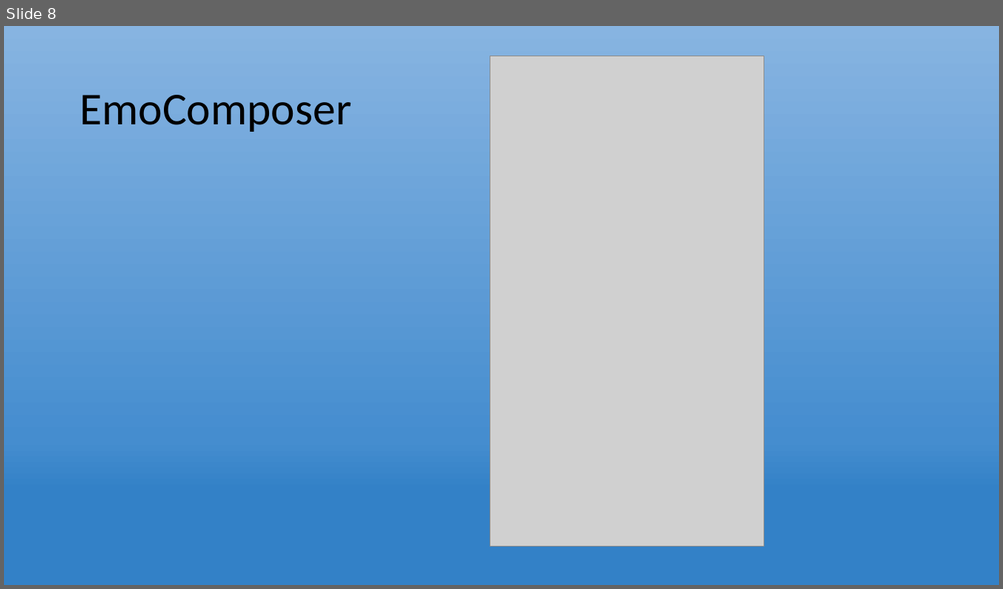
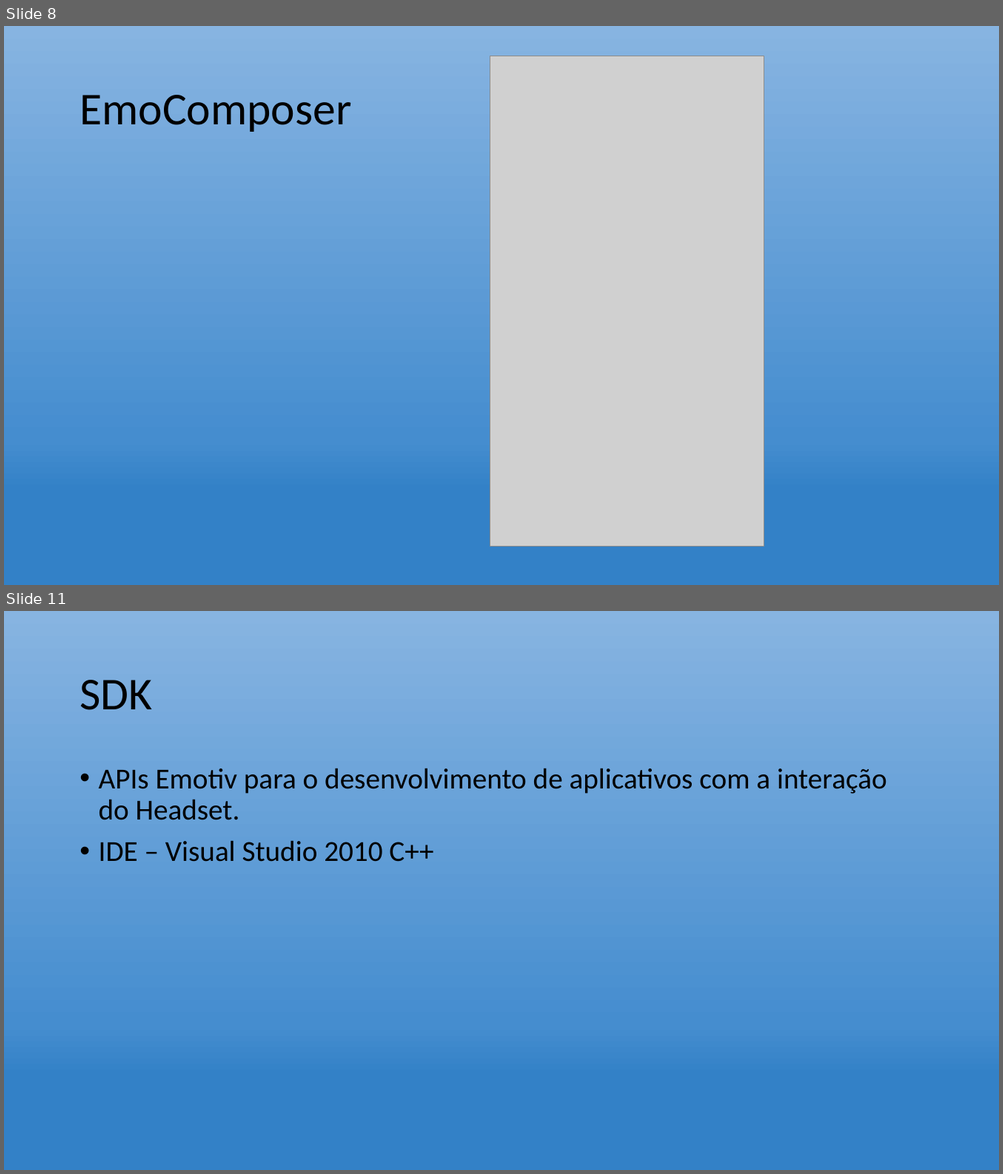
Before and after one commit to fgbettio/projetos-famec-pr, a slide deck: Projetos/Emotiv/Documentos 2013/Projeto_TecladoNeural/Apresentação/Apresentação Semana 30-09-2013/Apresentação Teclado Neural.pptx. Shown one above the other, each under a label of ours: slide 8 before the commit, slides 8 and 11 after it; the slides between them are not shown. The pictures are 1003x589 and 1003x1174 pixels, drawn with LibreOffice and Linux fonts; fonts in the diff are those of the drawing; grey boxes stand for pictures. Boxes give left, top, right and bottom in pixels: in the first picture for what was removed or moved away, otherwise in the second. Text is boxed around its words. In the diff, an @@ line names an element or a change of style, - is before the commit and + after.

```diff
--- a/Projetos/Emotiv/Documentos 2013/Projeto_TecladoNeural/Apresentação/Apresentação Semana 30-09-2013/Apresentação Teclado Neural.pptx
+++ b/Projetos/Emotiv/Documentos 2013/Projeto_TecladoNeural/Apresentação/Apresentação Semana 30-09-2013/Apresentação Teclado Neural.pptx
@@ slide 11 added at box(4, 611, 999, 1170), background gradient #87B4E1 to #458DCF to #3381C7 @@
@@ title added at box(79, 680, 152, 710), 44 pt, text #000000 @@
+SDK
@@ text added at box(99, 768, 887, 862), 28 pt, text #000000 @@
+• APIs Emotiv para o desenvolvimento de aplicativos com a interação do Headset.
+• IDE – Visual Studio 2010 C++
```
Also in this commit, not shown: 6 other slides added, 10 other files.
